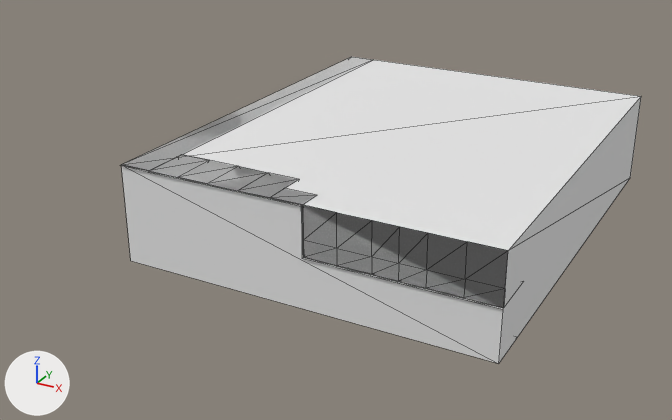
The OBJ model zm_instances/assets/units/pd2_mod_zombies/architecture/zom_dah_roof/zom_dah_rooftop.obj, before and after one commit.
The view is the same before and after, from a 50 mm lens placed at (6533.0, -8135.0, 4993.0), pointed at (1032.0, 1867.0, -8.0). Lighting does not change. The marker at lower left points along +X, +Y and +Z. Mesh edges are drawn as thin lines on the coarser meshes. Where no turn or scale is listed for an object, it has been applied to the vertices.

Objects in the first picture: 'co_culling', 'g_ext', 'g_roof'.
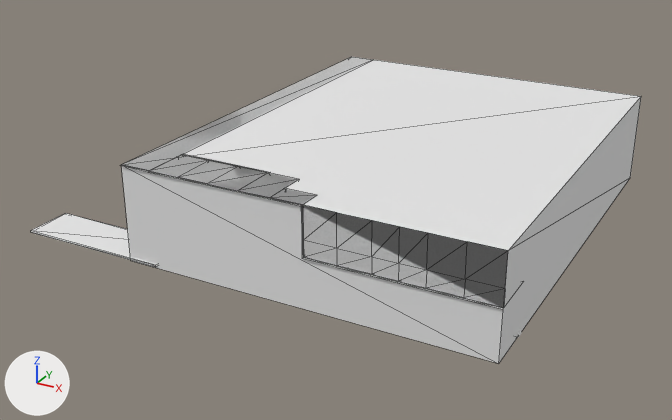
What differs and where, as boxes [x1, y1, x2, y2] in the pictures (672 x 420 px):
'c_box_007', added
    after: [31, 213, 157, 267]
'g_roof', unchanged, covered by the edit
    both: [303, 205, 508, 307]

The change, as a diff of the scene's bpy script:
```diff
--- a/zm_instances/assets/units/pd2_mod_zombies/architecture/zom_dah_roof/zom_dah_rooftop.obj.py
+++ b/zm_instances/assets/units/pd2_mod_zombies/architecture/zom_dah_roof/zom_dah_rooftop.obj.py
@@ me_c_box_007 @@
+me_c_box_007.from_pydata(...)  # a box spanning x -2000.0..0.0, y -625.0..0.0, z 0.0..25.0
+me_c_box_007.materials.append(mat_none)  # white #e7e7e7
@@ ob_c_box_007 @@
+ob_c_box_007 = bpy.data.objects.new('c_box_007', me_c_box_007)
+ob_c_box_007.location = (0.0, 0.0, 0.0)
```
